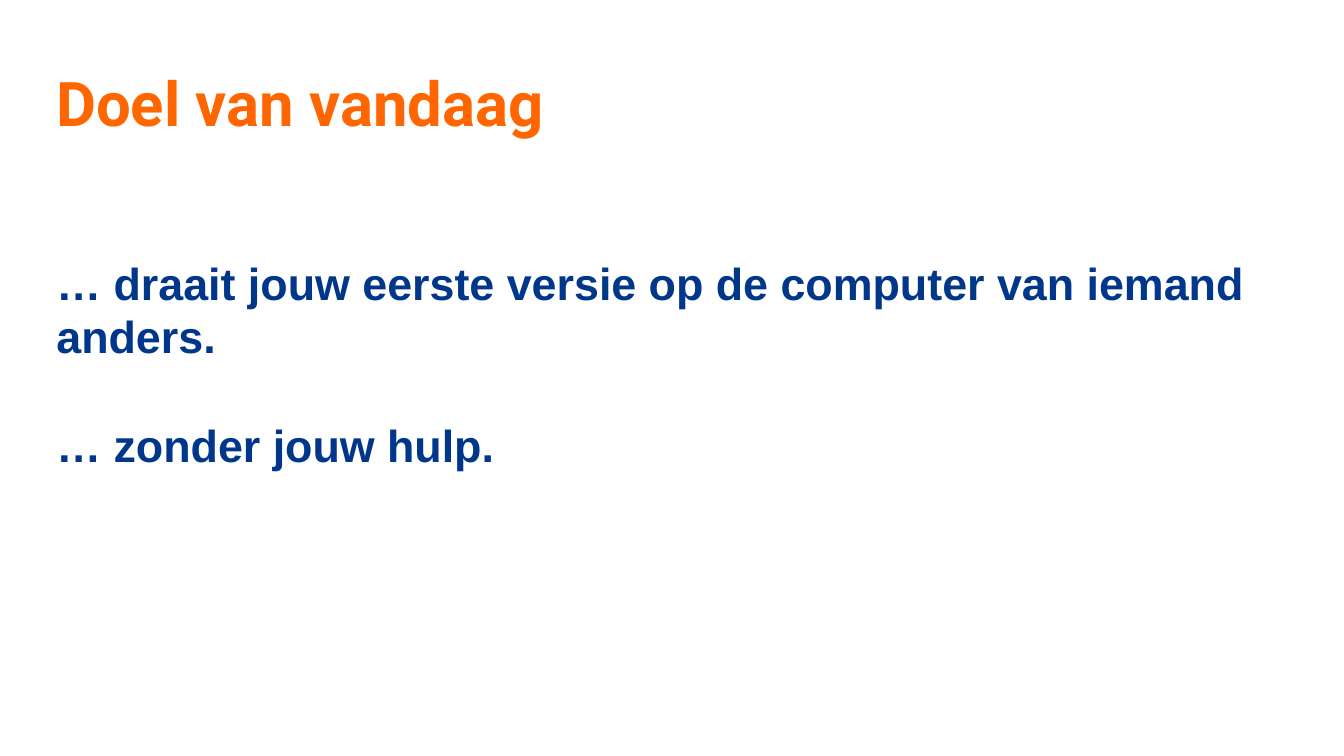
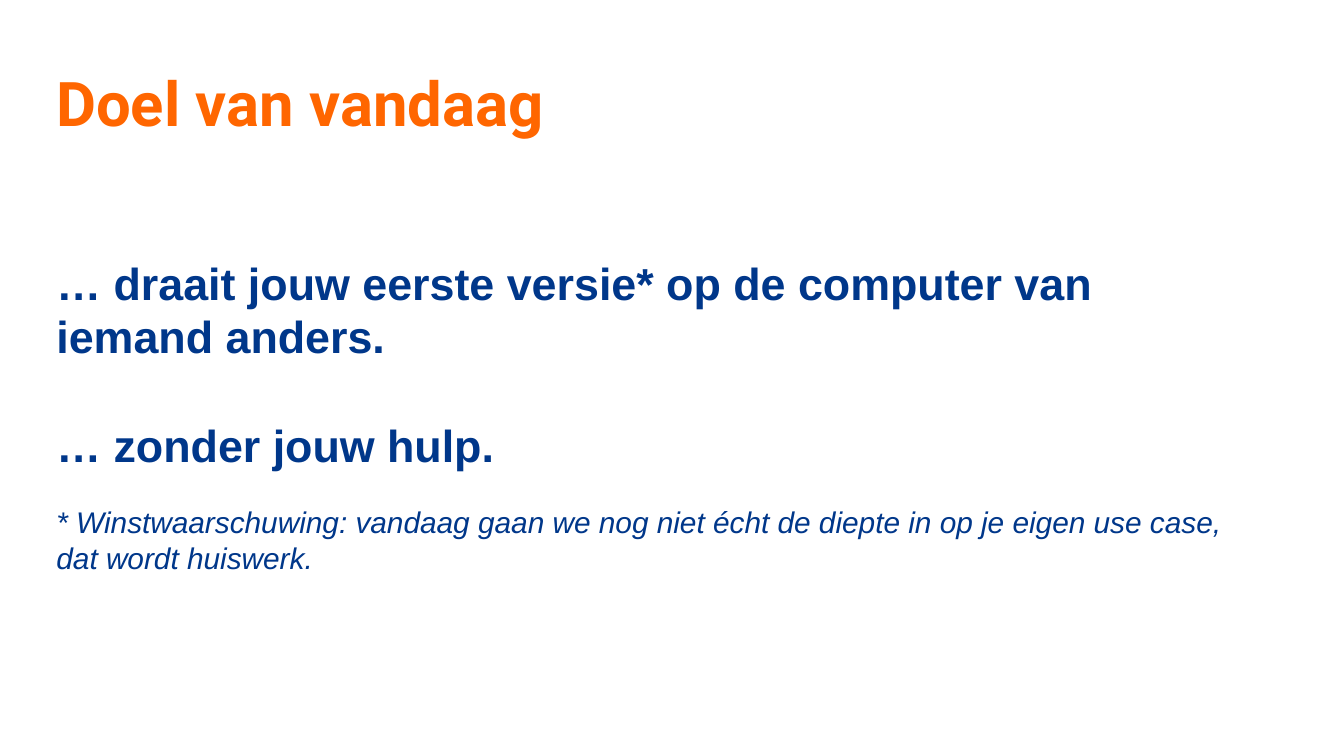
Before and after one commit to TeamNLSportScienceCentre/teamnl-agentic-engineering, a slide deck: slide 10 of docs/agentic-engineering-sessie-1.pptx. Drawn at 1344x756 pixels with LibreOffice and Linux fonts; fonts in the diff are those of the drawing; background and template pictures are left out. Boxes give left, top, right and bottom in pixels: in the first picture for what was removed or moved away, otherwise in the second. Text is boxed around its words. In the diff, an @@ line names an element or a change of style, - is before the commit and + after.

```diff
--- a/docs/agentic-engineering-sessie-1.pptx
+++ b/docs/agentic-engineering-sessie-1.pptx
@@ text at (56,267,1091,354): text changed @@
-… draait jouw eerste versie op de computer van iemand anders.
+… draait jouw eerste versie* op de computer van iemand anders.
@@ text added at (56,511,1221,570), 16 pt, text #00378A, italic @@
+* Winstwaarschuwing: vandaag gaan we nog niet écht de diepte in op je eigen use case, dat wordt huiswerk.
```
Also in this commit, not shown: 5 other slides changed, 1 slide added, 1 slide removed, 3 other files.
